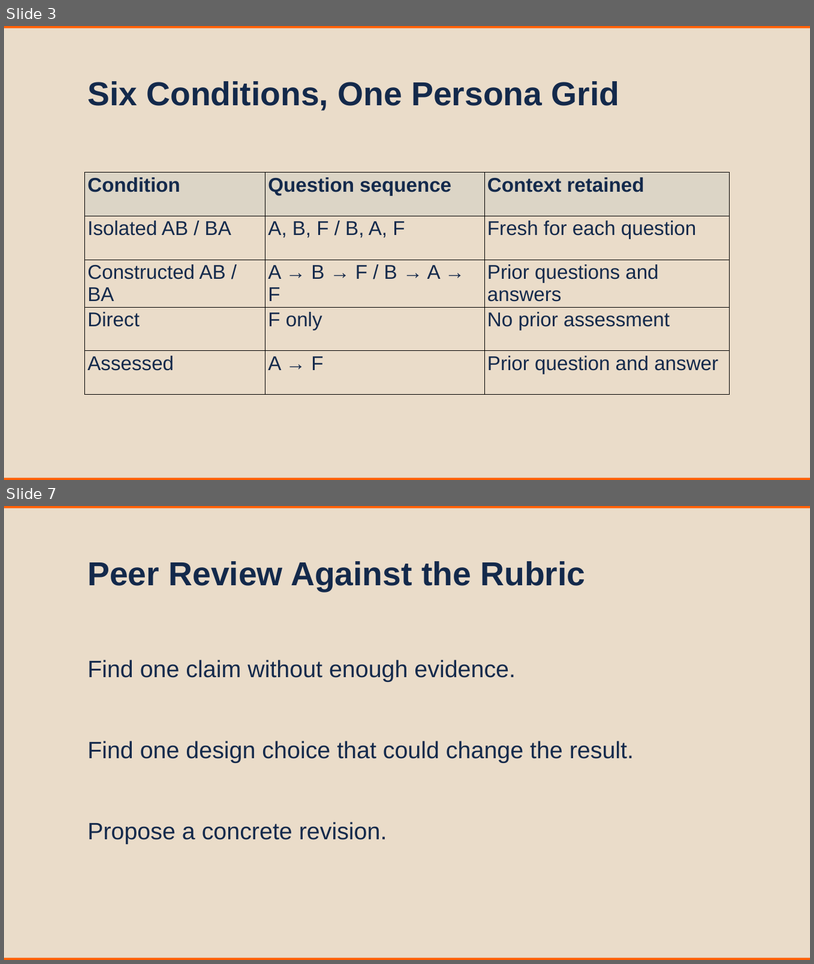
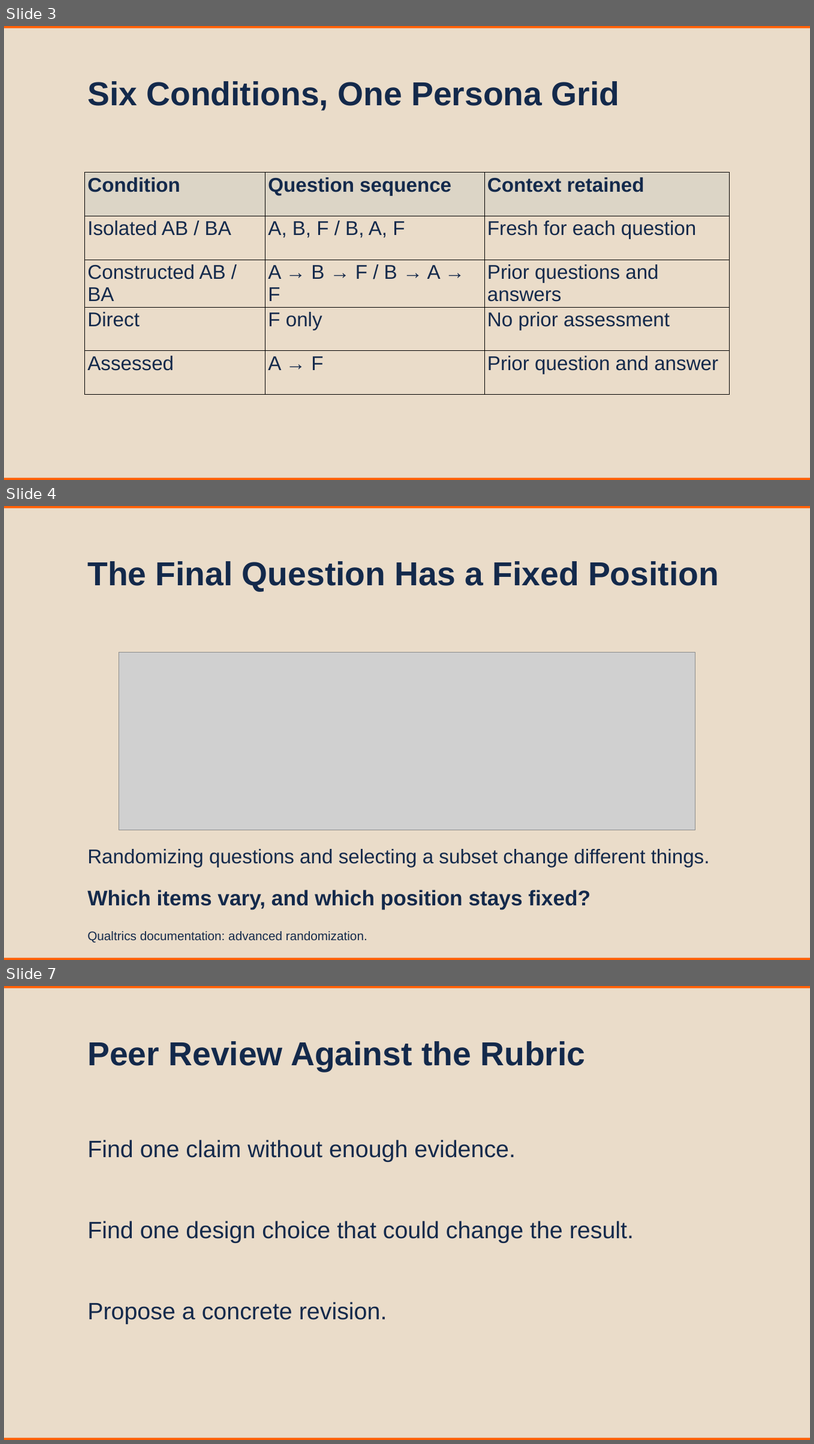
Before and after one commit to nene88991999/MSBAi_QuantumCognition, a slide deck: 03_Live_Sessions/M2S2_Battery_Design_and_Proposal_Workshop.pptx. Shown one above the other, each under a label of ours: slides 3 and 7 before the commit, slides 3, 4 and 7 after it; the slides between them are not shown. The pictures are 814x964 and 814x1444 pixels, drawn with LibreOffice and Linux fonts; fonts in the diff are those of the drawing; grey boxes stand for pictures. Boxes give left, top, right and bottom in pixels: in the first picture for what was removed or moved away, otherwise in the second. Text is boxed around its words. In the diff, an @@ line names an element or a change of style, - is before the commit and + after.

```diff
--- a/03_Live_Sessions/M2S2_Battery_Design_and_Proposal_Workshop.pptx
+++ b/03_Live_Sessions/M2S2_Battery_Design_and_Proposal_Workshop.pptx
@@ slide 4 added at (4,506,810,960), background #EADCC9 @@
@@ rectangle added at (4,506,810,508), fill #FF5F05 @@
@@ text added at (87,561,719,591), 80 pt, text #13294B, bold @@
+The Final Question Has a Fixed Position
@@ picture added at (119,652,695,830) @@
@@ text added at (87,849,710,867), 48 pt, text #13294B @@
+Randomizing questions and selecting a subset change different things.
@@ text added at (87,889,591,909), 51 pt, text #13294B, bold @@
+Which items vary, and which position stays fixed?
@@ text added at (87,931,368,942), 30 pt, text #13294B @@
+Qualtrics documentation: advanced randomization.
@@ rectangle added at (4,957,810,960), fill #FF5F05 @@
```
Also in this commit, not shown: 3 other slides added, 4 slides removed, 34 other files.
